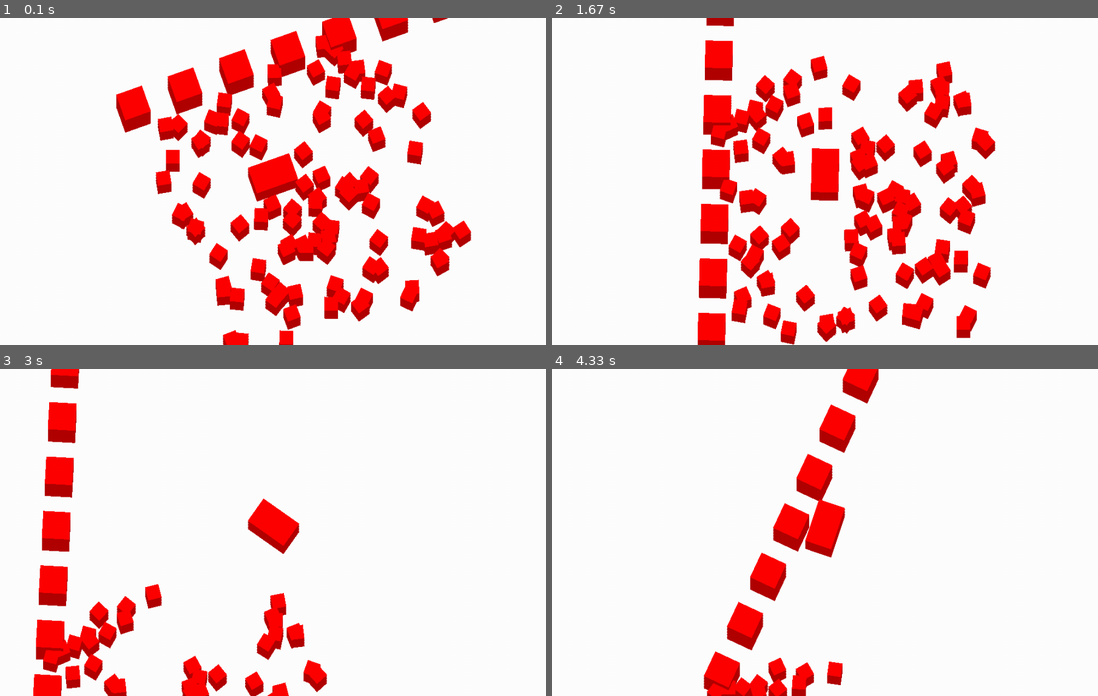
Above: before the commit, frames 1-4 (two rows, left to right).
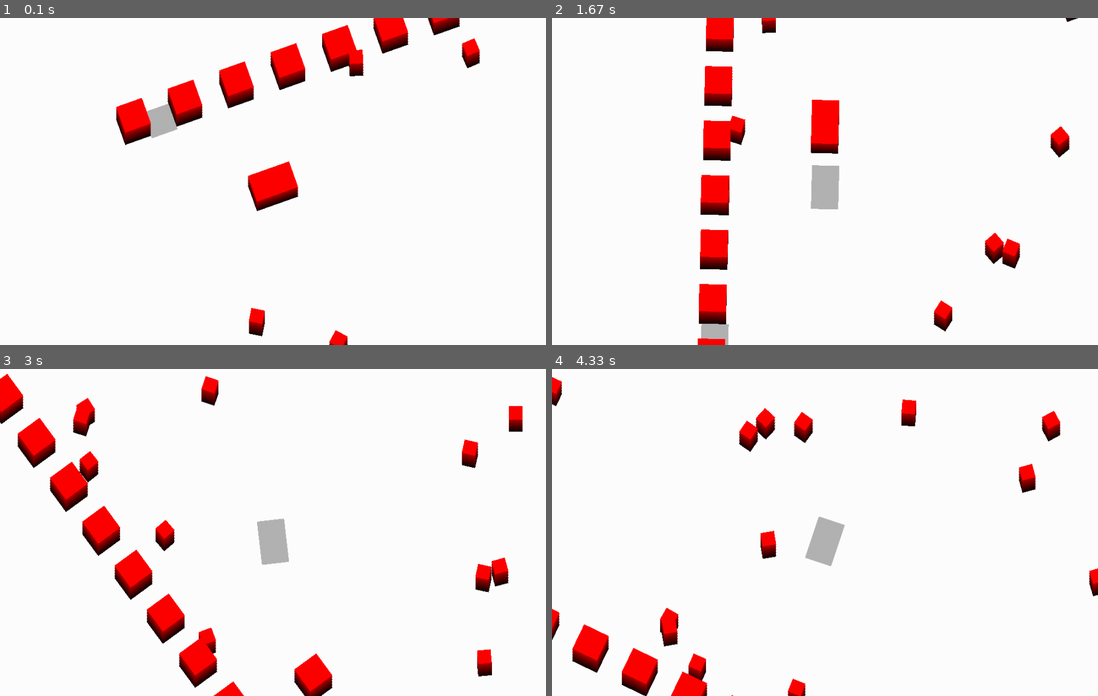
Above: after the commit, the same moments.

Repository: Xseis/Another-Pygame-Project
Game: pygame game, started from main.py
The game is run twice, just before and just after one commit, with the same random seed, the same clock (stepped at 60 frames per second) and the same inputs.
Inputs:
- Up to frame 1 (0.1 s): no input
- Up to frame 2 (1.67 s): tap Shift at 0.83 s; hold W 1.17-1.63 s; tap Space at 1.23, 1.53 s
- Up to frame 3 (3 s): hold D 1.67-2.13 s; tap Space at 1.73, 2.03, 2.23, 2.53, 2.8 s; hold A 2.17-2.7 s; hold A from 2.73 s (still down)
- Up to frame 4 (4.33 s): tap Space at 3.1, 3.23, 3.63, 3.93, 4.3 s; release A at 3.13 s; hold W 3.17-3.53 s; hold D 3.57-4.2 s; hold A from 4.23 s (still down)

The runs differ from the first frame. In frame 1, 19% of the frame differs, in the area x 21-88%, y 0-100%; in frame 2, 21%, in the area x 26-97%, y 0-100%; in frame 3, 15%; in frame 4, 11%.

Commit message:
Added 2.5D, right before textures

Diff:
--- a/main.py
+++ b/main.py
@@ -1,6 +1,7 @@
 import pygame
 pygame.font.init()
 pygame.mixer.init()
+pygame.display.init()
 import math
 import moderngl
 import numpy as np
@@ -9,11 +10,16 @@
     def __init__(self, x:float, y:float, game:"GameClass", length:float=1, width:float=1) -> None:
         self.x = x
         self.y = y
+        self.z = 0.0
 
         self.length = length
         self.width = width
 
         self.game = game
+
+        # VISUALS
+        self.stack_layers = 10
+        self.cast_shadow = False
 
     def get_corners(self) -> list[tuple[float, float]]:
         """Returns the 4 corners of a non-rotated rectangle"""
@@ -34,6 +40,7 @@
         super().__init__(x, y, game, length, width)
         self.vx = 0.0
         self.vy = 0.0
+        self.vz = 0.0
         self.angle = angle
         self.angular_vel = 0.0
 
@@ -45,9 +52,6 @@
 
         self.drag = 0.4
 
-        # VISUALS
-        self.stack_layers = 10
-
         self.game.objects.append(self)
 
         # For collision detection
@@ -62,6 +66,23 @@
         """DELETES the object, this removes it from the grid too"""
         self.grid.remove_object(self)
         self.game.objects.remove(self)
+
+    def collide_z(self, obj:"PhysicsObjectClass"):
+        self_min = self.z
+        self_max = self.z + self.stack_layers
+
+        obj_min = obj.z
+        obj_max = obj.z + obj.stack_layers
+
+        overlap = min(self_max, obj_max) - max(self_min, obj_min)
+
+        if overlap <= 0:
+            return 0, 0
+        if (self_min + self_max) / 2 < (obj_min + obj_max) / 2:
+            direction = -1
+        else:
+            direction = 1
+        return overlap, direction
 
     def get_corners(self) -> list[tuple[float, float]]:
         """Returns the 4 corners of a rotated rectangle"""
@@ -85,10 +106,21 @@
             is_colliding, normal, depth = self.SeparatingAxisTheorem(self, obj)
 
             if is_colliding and normal and depth:
+                overlap, direction = self.collide_z(obj)
+                print(overlap)
                 self.collision_event(obj)
                 obj.collision_event(self)
 
+
+
                 if self.can_collide and obj.can_collide and not self.is_static: # ONLY move self if can_collide is on
+                    if 0 < overlap < 1.4: # 1.4 = step height
+                        if self.vz < 0:
+                            self.z += overlap * direction
+                            self.vz = 0
+                        continue
+                    elif 0 >= overlap:
+                        continue
                     mtv = (normal[0]*depth, normal[1]*depth)
                     self.x -= mtv[0]
                     self.y -= mtv[1]
@@ -164,6 +196,7 @@
         old_x, old_y = self.x, self.y
         self.x += self.vx * dt
         self.y += self.vy * dt
+        self.z += self.vz * dt
         self.angle += self.angular_vel * dt
 
         # Update collision chunks / grid
@@ -179,15 +212,24 @@
         self.vy *= self.drag ** dt
         self.angular_vel *= self.drag ** dt
 
+        # Gravity
+        self.vz -=  10 ** dt
+        if self.z <= 0:
+            self.vz = 0
+            self.z = 0
+
     @property
     def speed(self):
         return math.hypot(self.vx, self.vy)
 
 class KidClass(PhysicsObjectClass):
     def __init__(self, x: float, y: float, angle: float, grid: "GridClass", game:"GameClass") -> None:
-        super().__init__(x, y, angle, mass=1, inertia=1, grid=grid, game=game, length=50, width=50, is_static=False, can_collide=False, can_touch=True)
         self.hp = 100
         self.stack_layers = 7
+
+        self.sound = pygame.mixer.Sound("KidScream5.wav")
+        self.sound.set_volume(0.01)
+        super().__init__(x, y, angle, mass=1, inertia=1, grid=grid, game=game, length=50, width=50, is_static=False, can_collide=False, can_touch=True)
 
     @property
     def is_alive(self):
@@ -202,7 +244,7 @@
 
     def kill(self):
         self.remove()
-        pygame.mixer.Sound("KidScream5.wav").play()
+        self.sound.play()
 
 
 class CatClass(PhysicsObjectClass):
@@ -226,7 +268,17 @@
         self.goodslip_boost_duration = 0.5 # sec
         self.goodslip_boost_multiplier = 2
 
-        self.stack_layers = 7
+        # Visual
+        self.stack_layers = 8
+        self.cast_shadow = True
+        self.image = pygame.image.load("RedCar.png").convert_alpha()
+        self.tex = self.game.ctx.texture(
+            self.image.get_size(),
+            4,
+            pygame.image.tobytes(self.image, "RGBA", True)
+        )
+        self.tex.build_mipmaps()
+        self.tex.use(location=0)
 
     def Controls(self, dt):
         keys = pygame.key.get_pressed()
@@ -239,7 +291,7 @@
             self.turn -= 1
         if keys[pygame.K_d]:
             self.turn += 1
-        if keys[pygame.K_SPACE]:
+        if keys[pygame.K_LSHIFT]:
             if not self.handbreak:
                 self.angular_vel += self.turn*5
             self.gas = 1 * abs(self.turn)
@@ -248,6 +300,9 @@
         else:
             self.handbreak = False
             self.handbreak_duration = 0
+        if keys[pygame.K_SPACE]:
+            self.vz = 100
+
         if self.handbreak:
             if self.turn != 0:
                 self.drag = 0.3
@@ -387,75 +442,78 @@
         self.grid = GridClass(grid_size=500)
         self.objects:list[ObjectClass] = [] # PURELY DRAWING/VISUAL
 
-        self.cat = CatClass(x=400.0, y=400.0, angle=0.0, mass=10.0, inertia=1.0, grid=self.grid, game=self, width=100, length=160)
-        self.wall = PhysicsObjectClass(0, 0, 0, 0, 0, grid=self.grid, game=self, width=100, length=100)
-        self.wall.is_static = True
-
-        self.camera = CameraClass(0, 0, 0, self)
-        self.camera.target = self.cat
-
-        for i in range(1000):
-            wall= PhysicsObjectClass(i*200, 0, 0, 0, 0, grid=self.grid, game=self, width=100, length=100, is_static=True)
-
-        import random
-        for i in range(100):
-            KidClass(random.randint(0, 1000), random.randint(0, 1000), math.radians(random.randint(0, 360)), self.grid, game=self)
-
         self.WIDTH, self.HEIGHT = 1000, 600
+        pygame.display.init()
+        pygame.display.gl_set_attribute(pygame.GL_DEPTH_SIZE, 24)
         self.win = pygame.display.set_mode((self.WIDTH, self.HEIGHT), pygame.OPENGL | pygame.DOUBLEBUF)
         self.clock = pygame.time.Clock()
 
         # OPENGL
         self.ctx = moderngl.create_context()
+        self.ctx.enable(moderngl.DEPTH_TEST | moderngl.BLEND)
         vertex_shader = '''
         #version 330
         in vec2 in_pos;
         in float in_layers;
+        in float in_z;
+        in vec4 in_col;
         uniform vec2 screen_size;
         uniform float layer_height;
         flat out int v_instance;
         flat out int v_layers;
+        flat out int v_z;
+        flat out vec4 v_col;
         void main() {
             vec2 pos = in_pos;
-            pos.y -= float(gl_InstanceID) * layer_height;
+            float z = in_z;
+            pos.y += float(gl_InstanceID) * layer_height - z * layer_height;
             vec2 ndc = (pos / screen_size) * 2.0 - 1.0;
             ndc.y = -ndc.y;
-            gl_Position = vec4(ndc, 0.0, 1.0);
-            v_instance = gl_InstanceID;
+
+            gl_Position = vec4(ndc, -((z+1)*layer_height)*0.001, 1.0);
+
+            v_instance = int(gl_InstanceID);
             v_layers = int(in_layers);
+            v_z = int(z);
+            v_col = in_col;
         }
         '''
 
         fragment_shader = '''
         #version 330
-        uniform vec3 color;
+
         uniform float side_shade;
+
         flat in int v_instance;
         flat in int v_layers;
+        flat in vec4 v_col;
+        in vec2 v_uv;
+
         out vec4 frag_color;
+
         void main() {
             if (v_instance >= v_layers) {
-                discard; // this object doesn't have this many layers
+                discard; // this object doesn't have this many v_layers
             }
-            bool is_top = (v_instance == v_layers - 1);
-            vec3 final_color = is_top ? color : color * side_shade;
-            frag_color = vec4(final_color, 1.0);
+            vec3 col = v_col.rgb;
+            float alpha = v_col.a;
+            bool is_top = (v_instance == 0);
+            vec3 final_color = is_top ? col : col*0.7-(col * side_shade * v_instance/v_layers);
+            frag_color = vec4(final_color, alpha);
         }
         '''
 
         self.MAX_STACK_LAYERS = 40
-        self.STACK_LAYERS = 10
         self.LAYER_WORLD_HEIGHT = 5.0  # how "tall" each layer is in world units, tune to taste
 
         prog = self.ctx.program(vertex_shader=vertex_shader, fragment_shader=fragment_shader)
         prog['screen_size'].value = (self.WIDTH, self.HEIGHT)
-        prog['color'].value = (1.0, 0.0, 0.0)
         prog['side_shade'].value = 0.7  # tweak to taste; lower = darker/more dramatic
         self.prog = prog  # keep a reference so you can update the uniform per-frame
 
         self.max_objects = 2000
         verts_per_obj = 4
-        self.vbo = self.ctx.buffer(reserve=self.max_objects * verts_per_obj * 2 * 4)
+        self.vbo = self.ctx.buffer(reserve=self.max_objects * verts_per_obj * 2 * 4 * 4)
 
         indices = []
         for i in range(self.max_objects):
@@ -464,7 +522,24 @@
         indices = np.array(indices, dtype='i4')
         self.ibo = self.ctx.buffer(indices.tobytes())
 
-        self.vao = self.ctx.vertex_array(self.prog, [(self.vbo, '2f 1f', 'in_pos', 'in_layers')], index_buffer=self.ibo)
+        self.vao = self.ctx.vertex_array(self.prog, [(self.vbo, '2f 1f 1f 4f', 'in_pos', 'in_layers', 'in_z', 'in_col')], index_buffer=self.ibo)
+
+        self.cat = CatClass(x=400.0, y=400.0, angle=0.0, mass=10.0, inertia=1.0, grid=self.grid, game=self, width=100, length=160)
+        self.wall = PhysicsObjectClass(0, 0, 0, 0, 0, grid=self.grid, game=self, width=100, length=100)
+        self.wall.is_static = True
+
+        self.camera = CameraClass(0, 0, 0, self)
+        self.camera.target = self.cat
+
+        for i in range(1000):
+            wall= PhysicsObjectClass(i*200, 0, 0, 0, 0, grid=self.grid, game=self, width=100, length=100, is_static=True)
+        wall = PhysicsObjectClass(100, 10, 0, 0, 0, grid=self.grid, game=self, width=100, length=100, is_static=True)
+        wall.z = 100
+        wall.cast_shadow = True
+
+        import random
+        for i in range(100):
+            KidClass(random.randint(0, 5000), random.randint(0, 5000), math.radians(random.randint(0, 360)), self.grid, game=self)
 
 
     def Run(self):
@@ -484,32 +559,52 @@
             self.cat.Update(dt)
             self.camera.follow()
 
-            self.win.fill((255, 255, 255))
-            self.ctx.clear(1.0, 1.0, 1.0)
-            gridw = min(int(self.WIDTH/self.camera.zoom//self.grid.grid_size+3), 100)
-            gridh = min(int(self.HEIGHT/self.camera.zoom//self.grid.grid_size+3), 100)
-            for x in range(gridw):
-                for y in range(gridh):
-                    dx, dy = x-gridw//2, y-gridh//2
+            # self.win.fill((255, 255, 255))
+
+            # gridw = min(int(self.WIDTH/self.camera.zoom//self.grid.grid_size+3), 100)
+            # gridh = min(int(self.HEIGHT/self.camera.zoom//self.grid.grid_size+3), 100)
+            # for x in range(gridw):
+            #     for y in range(gridh):
+            #         dx, dy = x-gridw//2, y-gridh//2
                     #pygame.draw.rect(self.win, (50, 255, 90), (self.WIDTH/2+dx*self.grid.grid_size*self.camera.zoom-(self.camera.x%(self.grid.grid_size)*self.camera.zoom),
                                                         # self.HEIGHT/2+dy*self.grid.grid_size*self.camera.zoom-(self.camera.y%(self.grid.grid_size)*self.camera.zoom),
                                                         # self.grid.grid_size*self.camera.zoom+1,
                                                         # self.grid.grid_size*self.camera.zoom+1), 1)
-            # each frame
+            # RENDERING
+            self.ctx.clear(1.0, 1.0, 1.0, 1.0, depth=1.0)
             all_verts = []
             all_layers = []
+            all_z = []
+            all_colors = []
             for obj in self.objects:
                 if isinstance(obj, PhysicsObjectClass):
                     obj.tick(dt)
                 corners = [self.camera.cam_space(dx, dy) for dx, dy in obj.get_corners()]
-                layers = getattr(obj, 'stack_layers', self.STACK_LAYERS)
+                layers = getattr(obj, 'stack_layers', 1)
+                z = getattr(obj, 'z', 0)
                 for corner in corners:
                     all_verts.append(corner)
                     all_layers.append(layers)
+                    all_z.append(z)
+                    all_colors.append((1.0, 0.0, 0.0, 1.0))
+
+                if obj.cast_shadow:
+                    for corner in corners:
+                        all_verts.append(corner)
+                        all_layers.append(1)
+                        all_z.append(1-layers)
+                        all_colors.append((0.0, 0.0, 0.0, 0.3))
 
             pos_arr = np.array(all_verts, dtype='f4')
             layers_arr = np.array(all_layers, dtype='f4').reshape(-1, 1)
-            combined = np.hstack([pos_arr, layers_arr])
+            z_arr = np.array(all_z, dtype='f4').reshape(-1, 1)
+            color_arr = np.array(all_colors, dtype='f4')
+            combined = np.column_stack([
+                pos_arr,
+                layers_arr,
+                z_arr,
+                color_arr
+            ]).astype('f4')
             self.vbo.write(combined.tobytes())
             self.prog['layer_height'].value = self.LAYER_WORLD_HEIGHT * self.camera.zoom
             self.vao.render(moderngl.TRIANGLES, vertices=len(self.objects) * 6, instances=self.MAX_STACK_LAYERS)
Binary file added: RedCar.png
